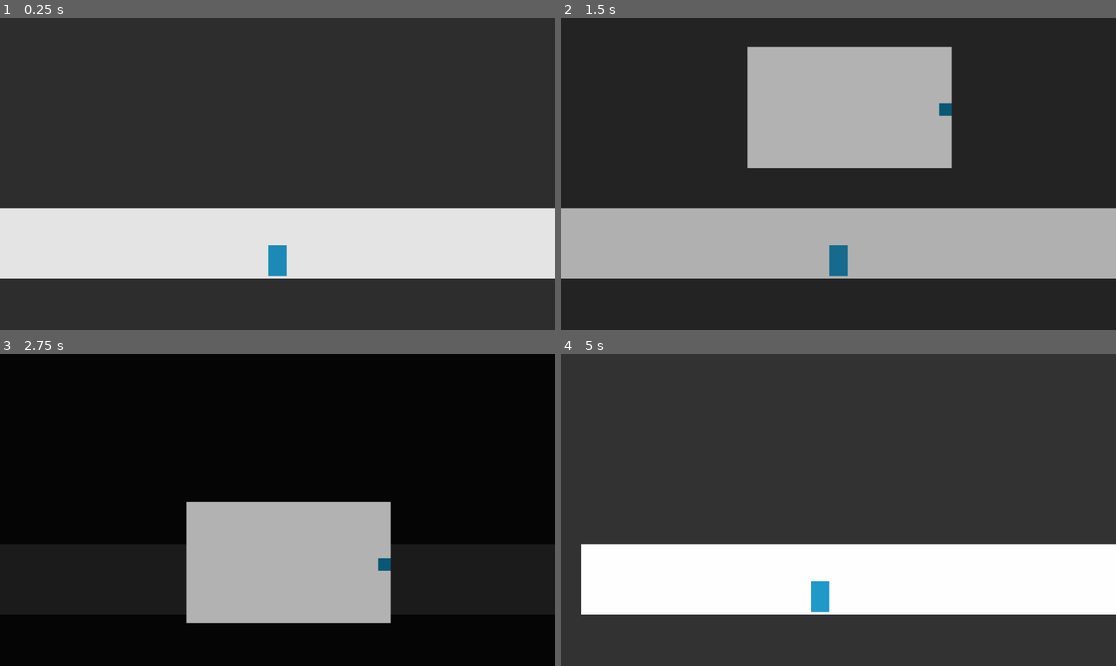
Above: before the commit, frames 1-4 (two rows, left to right).
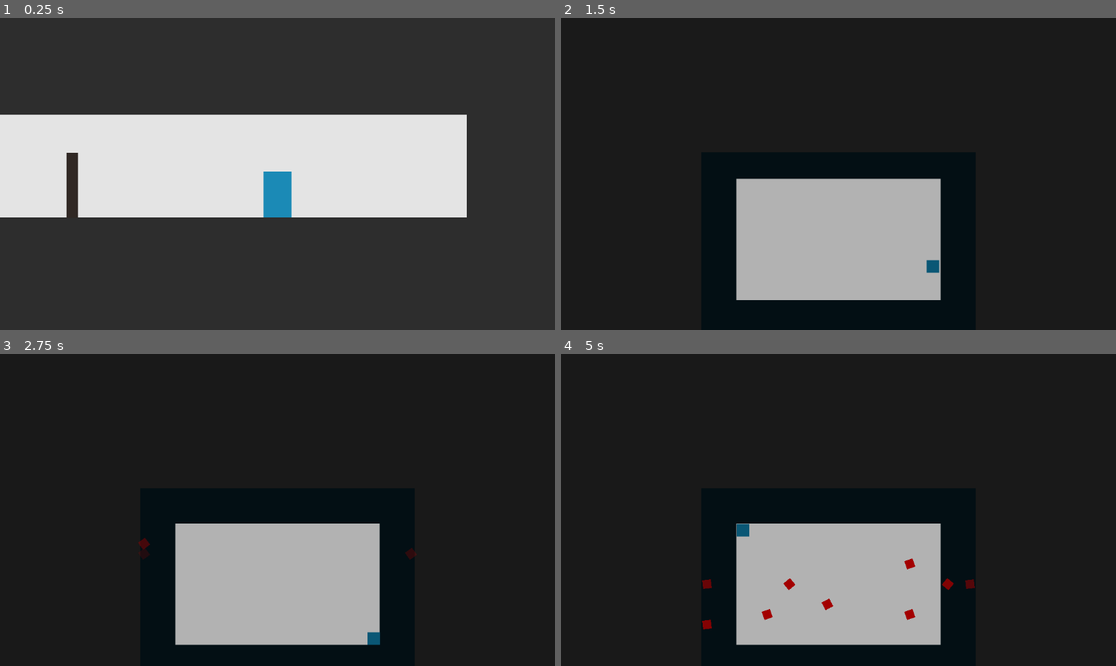
Above: after the commit, the same moments.

Repository: Pilleow/UKENjam2025
Game: Godot game, scene res://assets/scenes/levels/level_1_tutorial.tscn
Two runs of this game, one before a commit and one after it. Both use one fixed random seed, a clock stepped at 60 frames per second and the inputs below. Before the commit the project starts from res://assets/scenes/levels/level_test.tscn.
Inputs:
- Up to frame 1 (0.25 s): no input
- Up to frame 2 (1.5 s): hold D (right) 0.53-1.28 s; tap E (interact) at 0.6, 1.35 s; hold S (down) from 1.28 s (still down)
- Up to frame 3 (2.75 s): release S (down) at 2.03 s; hold D (right) from 2.03 s (still down); tap E (interact) at 2.1 s
- Up to frame 4 (5 s): release D (right) at 2.78 s; hold W (up) 2.78-3.53 s; tap E (interact) at 2.85, 3.6, 4.35 s; hold A (left) from 3.53 s (still down)

The runs differ from the first frame. In frame 1, 45% of the frame differs, in the area x 0-100%, y 30-84%; in frame 2, 44%; in frame 3, 6.7%; in frame 4, 100%, in the area x 0-100%, y 0-100%.

Commit message:
update day 1

Diff:
--- a/assets/global/util.gd
+++ b/assets/global/util.gd
@@ -2,4 +2,11 @@
 
 # tu wszystkie enumy, stałe (ale nie ZMIENNE) które powinny być globalnie dostępne
 
-enum PLAYER_STATES {DOWN, UP}
+enum PLAYER_STATES {DOWN, UNDERTALE, DOOR_OPEN}
+
+enum BULLET_GROUPS {
+	HORIZONTAL_CONVERGING,
+	VERTICAL_CONVERGING,
+	LEFT_ARRAY_FROM_TOP,
+	RIGHT_ARRAY_FROM_TOP,
+}
--- /dev/null
+++ b/assets/scenes/levels/level_1_tutorial.tscn
@@ -0,0 +1,37 @@
+[gd_scene load_steps=6 format=3 uid="uid://bp4wb5kasqj34"]
+
+[ext_resource type="PackedScene" uid="uid://cbnnoerjo44ms" path="res://assets/scenes/prefabs/npc/NPC.tscn" id="1_kme5b"]
+[ext_resource type="PackedScene" uid="uid://cbat5l3u4tssm" path="res://assets/scenes/prefabs/player/player.tscn" id="2_pdpju"]
+[ext_resource type="PackedScene" uid="uid://cjc8cy2sfh8df" path="res://assets/scenes/prefabs/objects/wall.tscn" id="3_rca2j"]
+[ext_resource type="PackedScene" uid="uid://dkwqogi3j6yw6" path="res://assets/scenes/prefabs/objects/door.tscn" id="4_ituec"]
+[ext_resource type="PackedScene" uid="uid://cv5wevah2b43v" path="res://assets/scenes/prefabs/fight_area/fight_area.tscn" id="5_kvv3q"]
+
+[node name="Level1Tutorial" type="Node2D"]
+
+[node name="Npc" parent="." instance=ExtResource("1_kme5b")]
+position = Vector2(-53, 3)
+
+[node name="Player" parent="." instance=ExtResource("2_pdpju")]
+position = Vector2(570, 4)
+
+[node name="Wall" parent="." instance=ExtResource("3_rca2j")]
+position = Vector2(840, 239)
+scale = Vector2(81.2233, 7.29952)
+
+[node name="Wall2" parent="." instance=ExtResource("3_rca2j")]
+position = Vector2(840, -312)
+scale = Vector2(81.2233, 7.29952)
+
+[node name="Wall4" parent="." instance=ExtResource("3_rca2j")]
+position = Vector2(-743, 24)
+scale = Vector2(22.0793, 9.09016)
+
+[node name="Wall5" parent="." instance=ExtResource("3_rca2j")]
+position = Vector2(1450, -7)
+scale = Vector2(22.0793, 9.09016)
+
+[node name="Door" parent="." instance=ExtResource("4_ituec")]
+position = Vector2(286, -10)
+
+[node name="FightArea" parent="." instance=ExtResource("5_kvv3q")]
+position = Vector2(716, -33)
--- /dev/null
+++ b/assets/scenes/prefabs/bullet/bullet.gd
@@ -0,0 +1,37 @@
+extends Node2D
+
+var lifetime: float = 0.0
+var damage: float = 1.0
+var target_v2: Vector2 = Vector2.ONE
+@export_range(0, 5) var speed: float = 4
+@export_range(0, 10.0) var lifespan: float = 3.0
+
+func set_target(v2: Vector2):
+	target_v2 = v2.normalized()
+
+func set_initial(pos, velocity, sp):
+	global_position = pos
+	target_v2 = velocity
+	speed = sp
+
+func _ready():
+	$ColorRect.modulate.a = 0
+
+func _physics_process(delta: float) -> void:
+	if lifetime < lifespan and $ColorRect.modulate.a < 1:
+		$ColorRect.modulate.a = min(1, lifetime)
+	if lifespan - lifetime < 1:
+		$ColorRect.modulate.a = max(0, lifespan - lifetime)
+	rotate(delta * 8)
+	global_position += target_v2 * speed
+	lifetime += delta
+	if lifetime >= lifespan:
+		queue_free()
+
+func _on_area_2d_body_entered(body: Node2D) -> void:
+	if body.is_in_group("BlocksBullets"):
+		queue_free()
+	if body.is_in_group("ReceivesDamage"):
+		body.take_damage(damage)
+	if body.name.begins_with("BorderCollider") and lifetime > 1.0:
+		lifetime = lifespan - 0.5
--- /dev/null
+++ b/assets/scenes/prefabs/bullet/bullet.tscn
@@ -0,0 +1,25 @@
+[gd_scene load_steps=3 format=3 uid="uid://bqdc4wn2tgvn6"]
+
+[ext_resource type="Script" path="res://assets/scenes/prefabs/bullet/bullet.gd" id="1_43e5u"]
+
+[sub_resource type="CircleShape2D" id="CircleShape2D_1s1hv"]
+radius = 9.0
+
+[node name="Bullet" type="Node2D"]
+script = ExtResource("1_43e5u")
+
+[node name="ColorRect" type="ColorRect" parent="."]
+offset_left = -9.0
+offset_top = -9.0
+offset_right = 9.0
+offset_bottom = 9.0
+color = Color(0.64, 0, 0, 1)
+
+[node name="Area2D" type="Area2D" parent="."]
+collision_layer = 2
+collision_mask = 2
+
+[node name="CollisionShape2D" type="CollisionShape2D" parent="Area2D"]
+shape = SubResource("CircleShape2D_1s1hv")
+
+[connection signal="body_entered" from="Area2D" to="." method="_on_area_2d_body_entered"]
--- /dev/null
+++ b/assets/scenes/prefabs/fight_area/fight_area.gd
@@ -0,0 +1,70 @@
+extends Node2D
+
+@export_range(0.1, 1.0) var bullet_delay: float = 0.4
+@export_range(1.0, 20.0) var bullet_speed: float = 5.0
+@onready var player = get_tree().current_scene.find_child("Player")
+@onready var player_undertale_box = player.find_child("UndertaleArea")
+@export_file("*.tscn") var bullet_path = "res://assets/scenes/prefabs/bullet/bullet.tscn"
+@onready var bullet = load(bullet_path)
+
+func interact():
+	player.set_state(Util.PLAYER_STATES.UNDERTALE)
+	await get_tree().create_timer(2.0).timeout
+	var unsent_bgroups = Util.BULLET_GROUPS.values()
+	for i in 10:
+		var bgroup = unsent_bgroups.pick_random()
+		unsent_bgroups.erase(bgroup)
+		launch_bullets_group(bgroup, false, false)
+		if len(unsent_bgroups) == 0:
+			unsent_bgroups = Util.BULLET_GROUPS.values()
+
+func create_bullet(posr: Vector2, velocity: Vector2, flip_h: bool = false, flip_v: bool = false, speed: float = bullet_speed):
+	var pos = Vector2(
+		player_undertale_box.size.x * posr.x,
+		player_undertale_box.size.y * posr.y
+	)
+	if posr.x == 0:
+		pos.x -= 100
+	elif posr.x == 1:
+		pos.x += 100
+	if posr.y == 0:
+		pos.y -= 100
+	elif posr.y == 1:
+		pos.y += 100
+	var inst = bullet.instantiate()
+	if flip_h:
+		pos.x = 1 - pos.x
+		velocity.x *= -1
+	if flip_v:
+		pos.y = 1 - pos.y
+		velocity.y *= -1
+	inst.set_initial(pos, velocity, speed)
+	player_undertale_box.add_child(inst)
+
+
+func launch_bullets_group(groupName: Util.BULLET_GROUPS, flip_h: bool, flip_v: bool):
+	match groupName:
+		Util.BULLET_GROUPS.HORIZONTAL_CONVERGING:
+			for i in range(1, 6):
+				var t = i / 6.0
+				create_bullet(Vector2(0, t), Vector2(1, 0), flip_h, flip_v)
+				await get_tree().create_timer(bullet_delay).timeout
+				create_bullet(Vector2(1, 1 - t), Vector2(-1, 0), flip_h, flip_v)
+				await get_tree().create_timer(bullet_delay).timeout
+		Util.BULLET_GROUPS.VERTICAL_CONVERGING:
+			for i in range(1, 6):
+				var t = i / 6.0
+				create_bullet(Vector2(0, t), Vector2(1, 0), flip_h, flip_v)
+				await get_tree().create_timer(bullet_delay).timeout
+				create_bullet(Vector2(1, 1 - t), Vector2(-1, 0), flip_h, flip_v)
+				await get_tree().create_timer(bullet_delay).timeout
+		Util.BULLET_GROUPS.LEFT_ARRAY_FROM_TOP:
+			for i in range(1, 4):
+				var t = i / 4.0
+				create_bullet(Vector2(0, t), Vector2(1, 0), flip_h, flip_v)
+				await get_tree().create_timer(bullet_delay).timeout
+		Util.BULLET_GROUPS.RIGHT_ARRAY_FROM_TOP:
+			for i in range(1, 4):
+				var t = i / 4.0
+				create_bullet(Vector2(1, t), Vector2(-1, 0), flip_h, flip_v)
+				await get_tree().create_timer(bullet_delay).timeout
--- /dev/null
+++ b/assets/scenes/prefabs/fight_area/fight_area.tscn
@@ -0,0 +1,15 @@
+[gd_scene load_steps=3 format=3 uid="uid://cv5wevah2b43v"]
+
+[ext_resource type="Script" path="res://assets/scenes/prefabs/fight_area/fight_area.gd" id="1_soldb"]
+
+[sub_resource type="RectangleShape2D" id="RectangleShape2D_o04cg"]
+size = Vector2(192, 192)
+
+[node name="FightArea" type="Node2D" groups=["Interactable"]]
+position = Vector2(0, 1)
+script = ExtResource("1_soldb")
+
+[node name="Area2D" type="Area2D" parent="."]
+
+[node name="CollisionShape2D" type="CollisionShape2D" parent="Area2D"]
+shape = SubResource("RectangleShape2D_o04cg")
--- /dev/null
+++ b/assets/scenes/prefabs/npc/NPC.tscn
@@ -0,0 +1,13 @@
+[gd_scene load_steps=2 format=3 uid="uid://cbnnoerjo44ms"]
+
+[ext_resource type="Script" path="res://assets/scenes/prefabs/npc/npc.gd" id="1_1nurl"]
+
+[node name="Npc" type="Node2D" groups=["Interactable", "NPC"]]
+script = ExtResource("1_1nurl")
+
+[node name="ColorRect" type="ColorRect" parent="."]
+offset_left = -19.0
+offset_top = -32.0
+offset_right = 19.0
+offset_bottom = 32.0
+color = Color(0.6, 0.2, 0.262745, 1)
--- /dev/null
+++ b/assets/scenes/prefabs/npc/npc.gd
@@ -0,0 +1 @@
+extends Node2D
--- /dev/null
+++ b/assets/scenes/prefabs/objects/door.gd
@@ -0,0 +1,9 @@
+extends Node2D
+
+@onready var player = get_tree().current_scene.find_child("Player")
+
+func interact():
+	player.set_state(Util.PLAYER_STATES.DOOR_OPEN)
+
+func open():
+	queue_free()
--- /dev/null
+++ b/assets/scenes/prefabs/objects/door.tscn
@@ -0,0 +1,29 @@
+[gd_scene load_steps=4 format=3 uid="uid://dkwqogi3j6yw6"]
+
+[ext_resource type="Script" path="res://assets/scenes/prefabs/objects/door.gd" id="1_e4221"]
+
+[sub_resource type="RectangleShape2D" id="RectangleShape2D_ubuq4"]
+size = Vector2(62, 86)
+
+[sub_resource type="RectangleShape2D" id="RectangleShape2D_swunt"]
+size = Vector2(16, 90)
+
+[node name="Door" type="Node2D" groups=["Door", "Interactable"]]
+script = ExtResource("1_e4221")
+
+[node name="ColorRect" type="ColorRect" parent="."]
+offset_left = -8.0
+offset_top = -45.0
+offset_right = 8.0
+offset_bottom = 45.0
+color = Color(0.21, 0.1764, 0.1596, 1)
+
+[node name="Interact" type="Area2D" parent="."]
+
+[node name="CollisionShape2D" type="CollisionShape2D" parent="Interact"]
+shape = SubResource("RectangleShape2D_ubuq4")
+
+[node name="StaticBody2D" type="StaticBody2D" parent="."]
+
+[node name="CollisionShape2D" type="CollisionShape2D" parent="StaticBody2D"]
+shape = SubResource("RectangleShape2D_swunt")
--- /dev/null
+++ b/assets/scenes/prefabs/player/hud.gd
@@ -0,0 +1,28 @@
+extends CanvasLayer
+
+@onready var wrap_undertale = $UndertaleWrapper
+@onready var wrap_doorOpen = $DoorOpenWrapper
+@onready var player = get_parent()
+
+var interacting_with = null
+
+func interact():
+	match player.player_state:
+		Util.PLAYER_STATES.DOOR_OPEN:
+			interact_door_open()
+
+func set_interacting_body(b):
+	interacting_with = b
+
+func remove_interacting_body():
+	interacting_with = null
+
+func update_wrap_visibility():
+	wrap_undertale.visible = (player.player_state == Util.PLAYER_STATES.UNDERTALE)
+	wrap_doorOpen.visible = (player.player_state == Util.PLAYER_STATES.DOOR_OPEN)
+
+func interact_door_open():
+	var interact_pressed = Input.is_action_just_pressed("interact")
+	if interact_pressed:
+		interacting_with.open()
+		player.player_state = Util.PLAYER_STATES.DOWN
--- a/assets/scenes/prefabs/player/player.tscn
+++ b/assets/scenes/prefabs/player/player.tscn
@@ -1,8 +1,9 @@
-[gd_scene load_steps=9 format=3 uid="uid://cbat5l3u4tssm"]
+[gd_scene load_steps=10 format=3 uid="uid://cbat5l3u4tssm"]
 
 [ext_resource type="Script" path="res://assets/scenes/prefabs/player/player_master.gd" id="1_k58qf"]
 [ext_resource type="Script" path="res://assets/scenes/prefabs/player/player_down.gd" id="1_uagjw"]
-[ext_resource type="Script" path="res://assets/scenes/prefabs/player/player_up.gd" id="2_g5gmb"]
+[ext_resource type="Script" path="res://assets/scenes/prefabs/player/hud.gd" id="2_28i0e"]
+[ext_resource type="Script" path="res://assets/scenes/prefabs/player/player_undertale.gd" id="2_g5gmb"]
 
 [sub_resource type="CircleShape2D" id="CircleShape2D_e5qll"]
 radius = 13.0
@@ -14,7 +15,7 @@
 size = Vector2(546.25, 63)
 
 [sub_resource type="RectangleShape2D" id="RectangleShape2D_6a38v"]
-size = Vector2(38, 64)
+size = Vector2(38, 63)
 
 [sub_resource type="RectangleShape2D" id="RectangleShape2D_8ba0a"]
 size = Vector2(88, 76)
@@ -23,6 +24,7 @@
 script = ExtResource("1_k58qf")
 
 [node name="HUD" type="CanvasLayer" parent="."]
+script = ExtResource("2_28i0e")
 
 [node name="Border" type="ColorRect" parent="HUD"]
 offset_left = -83.0
@@ -33,65 +35,75 @@
 pivot_offset = Vector2(677, 186)
 color = Color(0, 0, 0, 0.780392)
 
-[node name="UndertaleArea" type="ColorRect" parent="HUD"]
-offset_left = 387.0
+[node name="UndertaleWrapper" type="Node2D" parent="HUD"]
+
+[node name="UndertaleArea" type="ColorRect" parent="HUD/UndertaleWrapper"]
+offset_left = 364.0
 offset_top = 202.0
-offset_right = 811.0
+offset_right = 788.0
 offset_bottom = 454.0
 color = Color(0.697228, 0.697227, 0.697228, 1)
 
-[node name="UpPlayer" type="CharacterBody2D" parent="HUD"]
-position = Vector2(599, 312)
+[node name="UndertalePlayer" type="CharacterBody2D" parent="HUD/UndertaleWrapper" groups=["BlocksBullets", "ReceivesDamage"]]
+position = Vector2(572, 324)
 collision_layer = 2
 collision_mask = 2
 motion_mode = 1
 script = ExtResource("2_g5gmb")
 
-[node name="PlayerSprite" type="ColorRect" parent="HUD/UpPlayer"]
+[node name="PlayerSprite" type="ColorRect" parent="HUD/UndertaleWrapper/UndertalePlayer"]
 offset_left = -13.0
 offset_top = -13.0
 offset_right = 13.0
 offset_bottom = 13.0
 color = Color(0.0392331, 0.341878, 0.459005, 1)
 
-[node name="CollisionShape2D" type="CollisionShape2D" parent="HUD/UpPlayer"]
+[node name="CollisionShape2D" type="CollisionShape2D" parent="HUD/UndertaleWrapper/UndertalePlayer"]
 shape = SubResource("CircleShape2D_e5qll")
 
-[node name="BorderCollider1" type="StaticBody2D" parent="HUD"]
-position = Vector2(374, 288)
+[node name="BorderCollider1" type="StaticBody2D" parent="HUD/UndertaleWrapper"]
+position = Vector2(352, 288)
 collision_layer = 2
 collision_mask = 2
 
-[node name="CollisionShape2D" type="CollisionShape2D" parent="HUD/BorderCollider1"]
+[node name="CollisionShape2D" type="CollisionShape2D" parent="HUD/UndertaleWrapper/BorderCollider1"]
 position = Vector2(-21.25, 45)
 shape = SubResource("RectangleShape2D_ggur1")
 
-[node name="BorderCollider2" type="StaticBody2D" parent="HUD"]
-position = Vector2(470, 212)
+[node name="BorderCollider2" type="StaticBody2D" parent="HUD/UndertaleWrapper"]
+position = Vector2(448, 212)
 collision_layer = 2
 collision_mask = 2
 
-[node name="CollisionShape2D" type="CollisionShape2D" parent="HUD/BorderCollider2"]
+[node name="CollisionShape2D" type="CollisionShape2D" parent="HUD/UndertaleWrapper/BorderCollider2"]
 position = Vector2(105, -41.75)
 shape = SubResource("RectangleShape2D_kqffk")
 
-[node name="BorderCollider3" type="StaticBody2D" parent="HUD"]
-position = Vector2(488, 527)
+[node name="BorderCollider3" type="StaticBody2D" parent="HUD/UndertaleWrapper"]
+position = Vector2(466, 527)
 collision_layer = 2
 collision_mask = 2
 
-[node name="CollisionShape2D" type="CollisionShape2D" parent="HUD/BorderCollider3"]
+[node name="CollisionShape2D" type="CollisionShape2D" parent="HUD/UndertaleWrapper/BorderCollider3"]
 position = Vector2(105, -41.5)
 shape = SubResource("RectangleShape2D_kqffk")
 
-[node name="BorderCollider4" type="StaticBody2D" parent="HUD"]
-position = Vector2(866, 288)
+[node name="BorderCollider4" type="StaticBody2D" parent="HUD/UndertaleWrapper"]
+position = Vector2(844, 288)
 collision_layer = 2
 collision_mask = 2
 
-[node name="CollisionShape2D" type="CollisionShape2D" parent="HUD/BorderCollider4"]
+[node name="CollisionShape2D" type="CollisionShape2D" parent="HUD/UndertaleWrapper/BorderCollider4"]
 position = Vector2(-21, 45)
 shape = SubResource("RectangleShape2D_ggur1")
+
+[node name="DoorOpenWrapper" type="Node2D" parent="HUD"]
+
+[node name="KeySprite" type="AnimatedSprite2D" parent="HUD/DoorOpenWrapper"]
+
+[node name="HoleBackSprite" type="Sprite2D" parent="HUD/DoorOpenWrapper"]
+
+[node name="HoleFrontSprite" type="Sprite2D" parent="HUD/DoorOpenWrapper"]
 
 [node name="DownPlayer" type="CharacterBody2D" parent="."]
 script = ExtResource("1_uagjw")
@@ -104,6 +116,7 @@
 color = Color(0.117647, 0.603922, 0.796078, 1)
 
 [node name="Collider" type="CollisionShape2D" parent="DownPlayer"]
+position = Vector2(0, -0.5)
 shape = SubResource("RectangleShape2D_6a38v")
 
 [node name="InteractArea" type="Area2D" parent="DownPlayer"]
@@ -113,7 +126,8 @@
 shape = SubResource("RectangleShape2D_8ba0a")
 
 [node name="Camera2D" type="Camera2D" parent="DownPlayer"]
-position = Vector2(0, -180)
+position = Vector2(0, -29)
+zoom = Vector2(1.505, 1.505)
 position_smoothing_enabled = true
 position_smoothing_speed = 7.0
 
@@ -123,3 +137,6 @@
 offset_top = -746.0
 offset_right = 1155.0
 offset_bottom = 746.0
+
+[connection signal="area_entered" from="DownPlayer/InteractArea" to="." method="_on_interact_area_area_entered"]
+[connection signal="area_exited" from="DownPlayer/InteractArea" to="." method="_on_interact_area_area_exited"]
--- a/assets/scenes/prefabs/player/player_master.gd
+++ b/assets/scenes/prefabs/player/player_master.gd
@@ -2,29 +2,68 @@
 
 var player_state: Util.PLAYER_STATES = Util.PLAYER_STATES.DOWN
 
+var interactable_entities = []
+
 @onready var player_down = $DownPlayer
-@onready var player_up = $HUD/UpPlayer
+@onready var player_undertale = $HUD/UndertaleWrapper/UpPlayer
 @onready var hud = $HUD
+@onready var camera = $DownPlayer/Camera2D
 
 func _ready():
-	if player_state == Util.PLAYER_STATES.UP:
+	hud.show()
+	if player_state == Util.PLAYER_STATES.UNDERTALE:
 		hud.offset.y = 0
 	elif player_state == Util.PLAYER_STATES.DOWN:
 		hud.offset.y = -500
 
+func interact_with_first_on_list():
+	for en in interactable_entities:
+		if en.is_in_group("Interactable"):
+			en.interact()
+			hud.set_interacting_body(en)
+			break
+	hud.update_wrap_visibility()
+
+
 func _physics_process(delta: float) -> void:
-	var change_state_pressed = Input.is_action_just_pressed("interact")
-	if change_state_pressed:
-		if player_state == Util.PLAYER_STATES.DOWN:
-			player_state = Util.PLAYER_STATES.UP
-		elif player_state == Util.PLAYER_STATES.UP:
-			player_state = Util.PLAYER_STATES.DOWN
+	var interact_pressed = Input.is_action_just_pressed("interact")
+	if interact_pressed and player_state == Util.PLAYER_STATES.DOWN:
+		call_deferred("interact_with_first_on_list")
+	#if change_state_pressed:
+		#if player_state == Util.PLAYER_STATES.DOWN:
+			#player_state = Util.PLAYER_STATES.UNDERTALE
+		#elif player_state == Util.PLAYER_STATES.UNDERTALE:
+			#player_state = Util.PLAYER_STATES.DOWN
 
-	if player_state == Util.PLAYER_STATES.UP:
+	if player_state != Util.PLAYER_STATES.DOWN:
+		if player_state != Util.PLAYER_STATES.UNDERTALE:
+			hud.interact()
 		var bd = hud.get_node("Border")
 		hud.offset.y = move_toward(hud.offset.y, 150, abs(150 - hud.offset.y) / 15.0)
 		bd.color.a = move_toward(bd.color.a, 0.9, abs(0.9 - bd.color.a) / 8.0)
-	elif player_state == Util.PLAYER_STATES.DOWN:
+		camera.zoom.x = move_toward(camera.zoom.x, 15, abs(1 - camera.zoom.x) / 8.0)
+		camera.zoom.y = move_toward(camera.zoom.y, 15, abs(1 - camera.zoom.y) / 8.0)
+	else:
 		var bd = hud.get_node("Border")
 		hud.offset.y = move_toward(hud.offset.y, -500, abs(-500 - hud.offset.y) / 15.0)
 		bd.color.a = move_toward(bd.color.a, 0.0, abs(bd.color.a) / 8.0)
+		camera.zoom.x = move_toward(camera.zoom.x, 1.5, abs(1.5 - camera.zoom.x) / 8.0)
+		camera.zoom.y = move_toward(camera.zoom.y, 1.5, abs(1.5 - camera.zoom.y) / 8.0)
+
+func take_damage(dmg: float):
+	match player_state:
+		Util.PLAYER_STATES.UNDERTALE:
+			player_undertale.take_damage(dmg)
+
+func set_state(en: Util.PLAYER_STATES):
+	player_state = en
+
+func _on_interact_area_area_entered(area: Area2D) -> void:
+	var body = area.get_parent()
+	if body and body.is_in_group("Interactable"):
+		interactable_entities.append(body)
+
+func _on_interact_area_area_exited(area: Area2D) -> void:
+	var body = area.get_parent()
+	if body and body.is_in_group("Interactable"):
+		interactable_entities.erase(body)
--- a/assets/scenes/prefabs/player/player_up.gd
+++ b/assets/scenes/prefabs/player/player_undertale.gd
@@ -2,10 +2,18 @@
 
 const SPEED = 300.0
 
+var hp = 1.0
+
 @onready var player_master = get_tree().current_scene.find_child("Player")
 
+func take_damage(dmg: float):
+	hp -= dmg
+	if hp <= 0:
+		hp = 0
+		get_tree().reload_current_scene()
+
 func _physics_process(delta: float) -> void:
-	if player_master.player_state != Util.PLAYER_STATES.UP:
+	if player_master.player_state != Util.PLAYER_STATES.UNDERTALE:
 		return
 
 	var direction_x := Input.get_axis("left", "right")
--- a/project.godot
+++ b/project.godot
@@ -11,7 +11,7 @@
 [application]
 
 config/name="UKENjam2025"
-run/main_scene="res://assets/scenes/levels/level_test.tscn"
+run/main_scene="res://assets/scenes/levels/level_1_tutorial.tscn"
 config/features=PackedStringArray("4.3", "GL Compatibility")
 config/icon="res://icon.svg"
 
@@ -20,6 +20,14 @@
 Persistent="*res://assets/global/persistent.gd"
 SignalBus="*res://assets/global/signalbus.gd"
 Util="*res://assets/global/util.gd"
+
+[global_group]
+
+Door=""
+Interactable=""
+NPC=""
+BlocksBullets=""
+ReceivesDamage=""
 
 [input]
 
